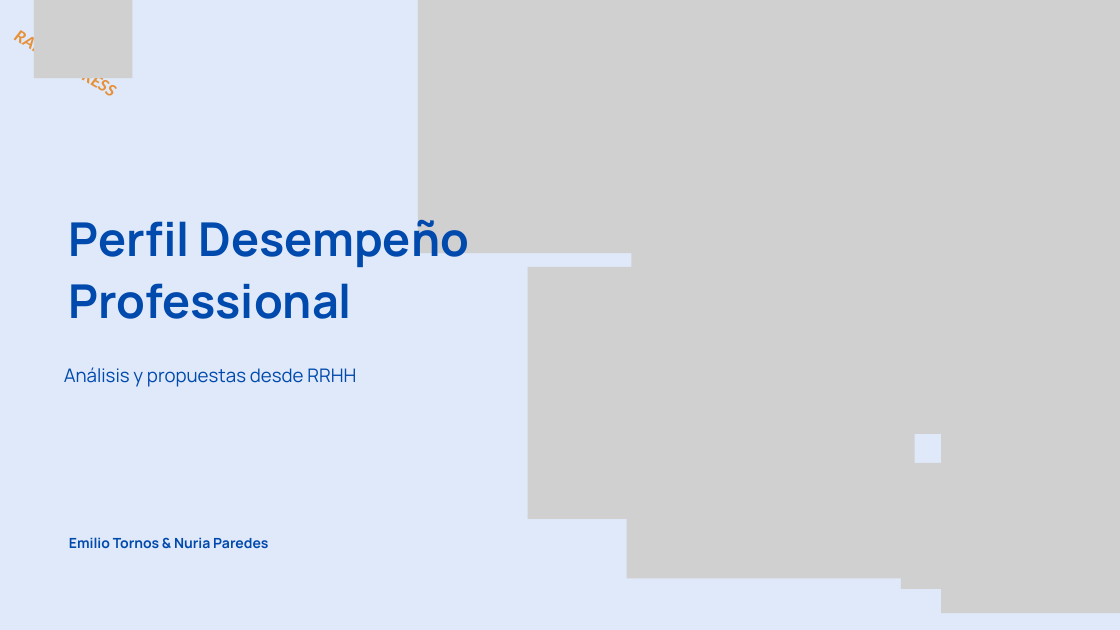
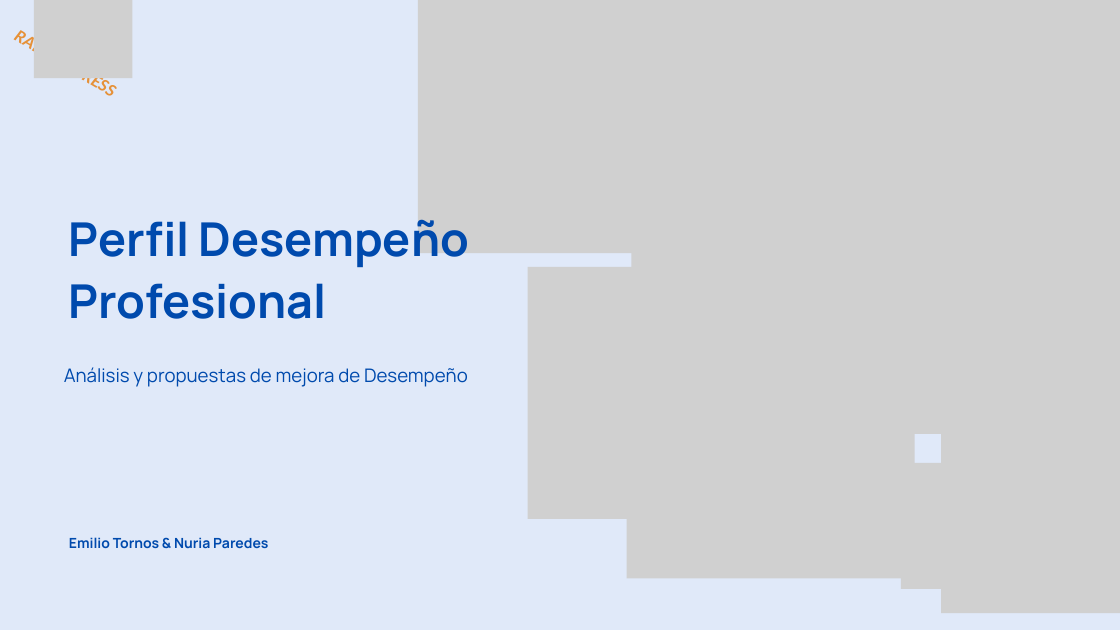
Before and after one commit to ITACADEMYprojectes/ProjecteData, a slide deck: slide 2 of Equip_28/Results/Analisis_PAP_and_ABL_RapidExpres_2026_04_05.pptx (slide 1 before the commit). Drawn at 1120x630 pixels with LibreOffice and Linux fonts; fonts in the diff are those of the drawing; grey boxes stand for pictures. Boxes give left, top, right and bottom in pixels: in the first picture for what was removed or moved away, otherwise in the second. Text is boxed around its words. In the diff, an @@ line names an element or a change of style, - is before the commit and + after.

```diff
--- a/Equip_28/Results/Analisis_PAP_and_ABL_RapidExpres_2026_04_05.pptx
+++ b/Equip_28/Results/Analisis_PAP_and_ABL_RapidExpres_2026_04_05.pptx
@@ text at <box>69,213,469,319</box>: text changed @@
-Perfil Desempeño Professional
+Perfil Desempeño Profesional
@@ text at <box>64,367,468,387</box>: text changed @@
-Análisis y propuestas desde RRHH
+Análisis y propuestas de mejora de Desempeño
```
Also in this commit, not shown: 1 other slide changed, 1 slide added, 1 other file.
